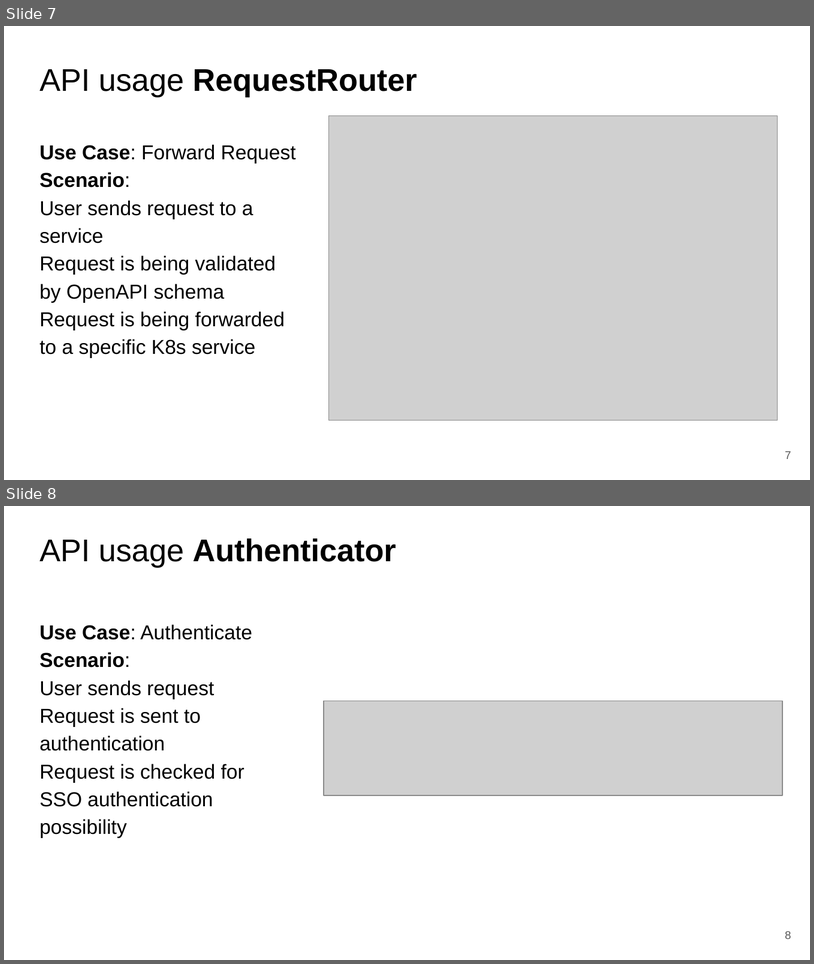
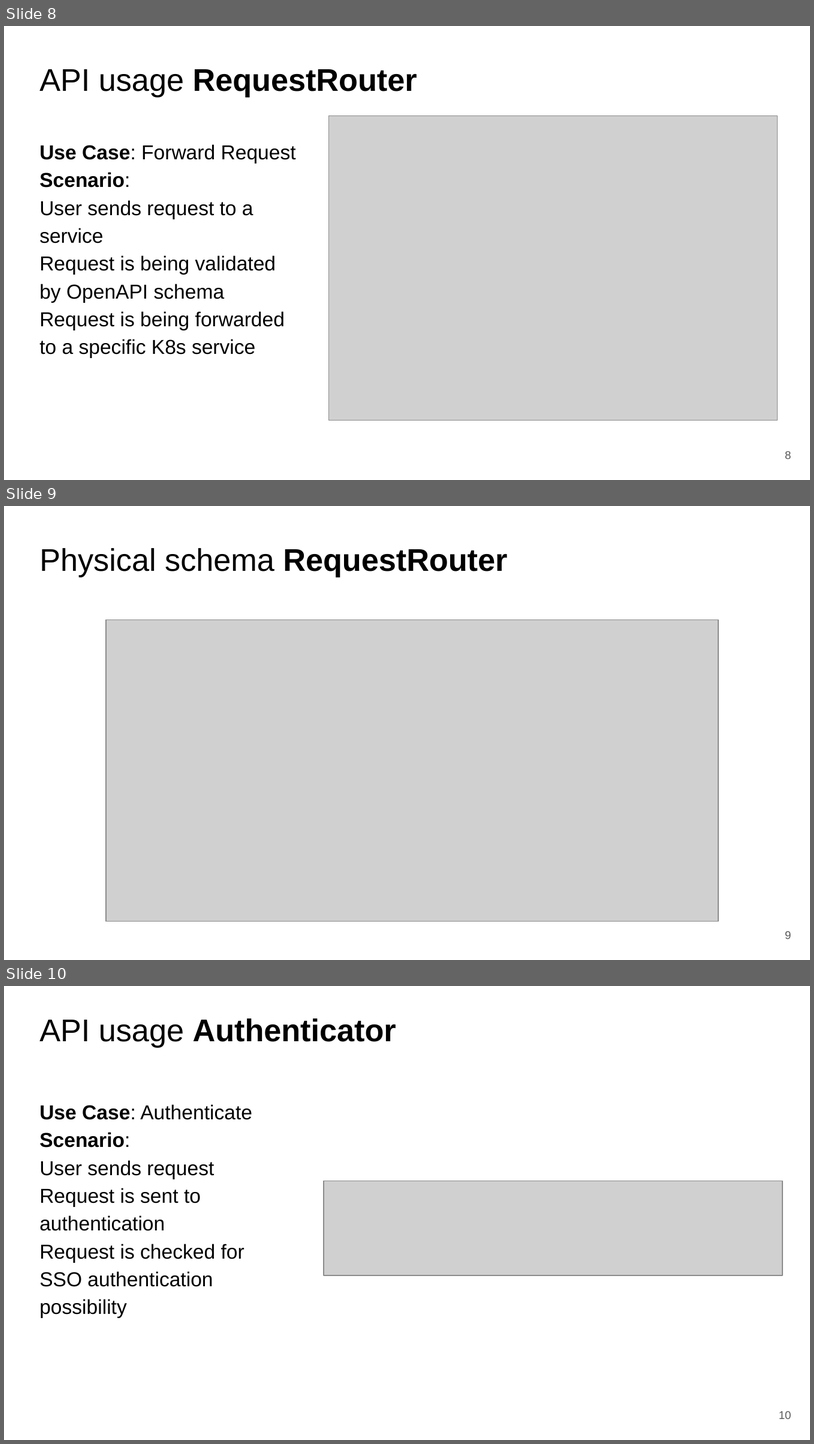
Before and after one commit to fanglores/Advanced-Software-Design, a slide deck: PracticeTasks/Module2/Task_11/Task_11.pptx. Shown one above the other, each under a label of ours: slides 7 and 8 before the commit, slides 8, 9 and 10 after it. The pictures are 814x964 and 814x1444 pixels, drawn with LibreOffice and Linux fonts; fonts in the diff are those of the drawing; grey boxes stand for pictures. Boxes give left, top, right and bottom in pixels: in the first picture for what was removed or moved away, otherwise in the second. Text is boxed around its words. In the diff, an @@ line names an element or a change of style, - is before the commit and + after.

```diff
--- a/PracticeTasks/Module2/Task_11/Task_11.pptx
+++ b/PracticeTasks/Module2/Task_11/Task_11.pptx
@@ slide 9 added at [4, 506, 810, 960], background #FFFFFF @@
@@ title added at [39, 548, 507, 577], 28 pt, text #000000 @@
+Physical schema RequestRouter
@@ picture added at [105, 620, 719, 921] @@
@@ page number added at [785, 931, 791, 939], 10 pt, text #595959 @@
+9
@@ what was slide 7 is now slide 8 @@
@@ page number at [785, 451, 791, 459]: text changed @@
-7
+8
@@ what was slide 8 is now slide 10 @@
@@ page number at [779, 1411, 792, 1419]: text changed @@
-8
+10
```
Also in this commit, not shown: 1 slide changed, 1 other slide added, 4 other files.
